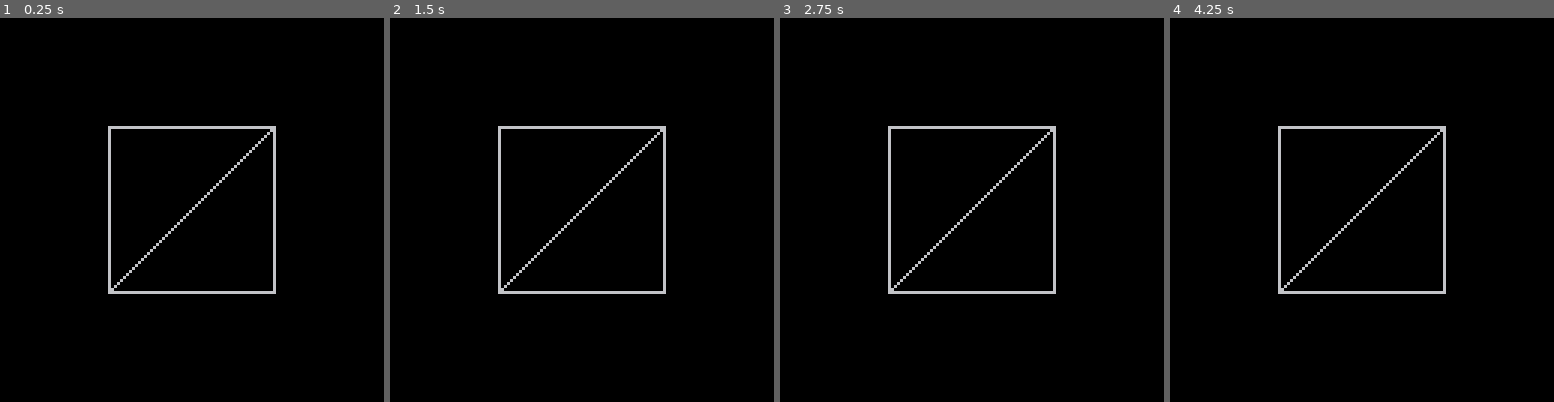
Above: before the commit, frames 1-4 (left to right).
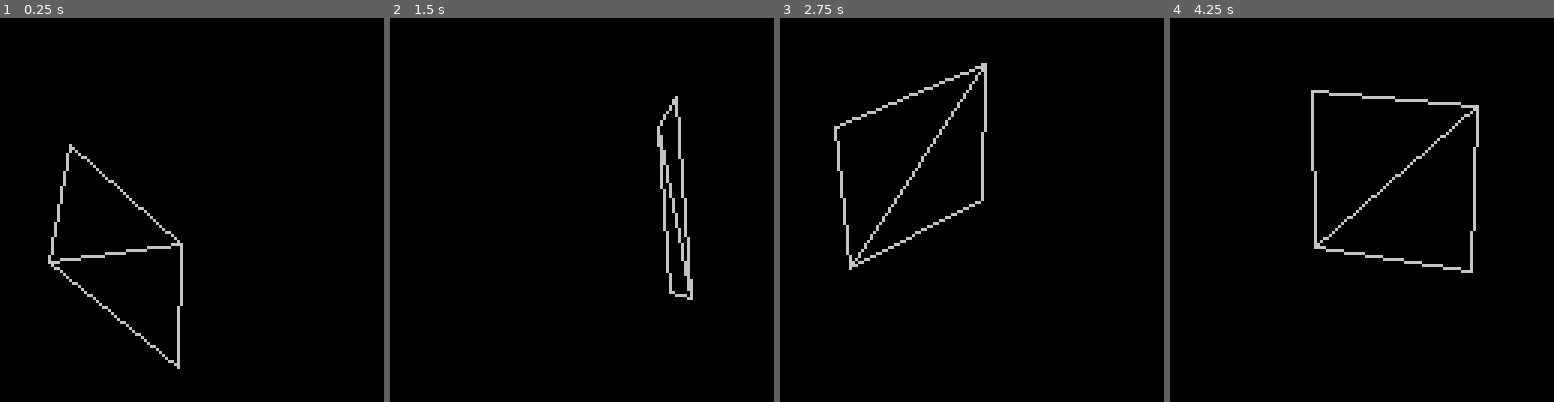
Above: after the commit, the same moments.

Repository: MrPicklePinosaur/pico8_carts
Game: PICO-8 cartridge 3d_renderer/3d.p8
The game is run twice, just before and just after one commit, with the same random seed, the same clock (stepped at 60 frames per second) and the same inputs.
Inputs:
- Up to frame 1 (0.25 s): no input
- Up to frame 2 (1.5 s): no input
- Up to frame 3 (2.75 s): no input
- Up to frame 4 (4.25 s): no input

The runs differ from the first frame. In frame 1, 2.9% of the frame differs, in the area x 12-72%, y 28-92%; in frame 2, 2.6%; in frame 3, 3.1%; in frame 4, 3.2%, in the area x 28-81%, y 18-72%.

Commit message:
basic rotation

Diff:
--- a/3d_renderer/3d.p8
+++ b/3d_renderer/3d.p8
@@ -45,6 +45,34 @@
   }
 end
 
+function mat_rot_x(a)
+  return {
+    1,0,0,0,
+    0,cos(a),-sin(-a),0,
+    0,sin(-a),cos(a),0,
+    0,0,0,1
+  }
+end
+
+function mat_rot_y(a)
+  return {
+    cos(a),0,sin(-a),0,
+    0,1,0,0,
+    -sin(-a),0,cos(a),0,
+    0,0,0,1
+  }
+end
+
+function mat_rot_z(a)
+  return {
+    cos(a),-sin(-a),0,0,
+    sin(-a),cos(a),0,0,
+    0,0,1,0,
+    0,0,0,1
+  }
+end
+
+
 -- Multiply two 4x4 matrices
 function mat4x4_mul(a, b)
   return {
@@ -83,20 +111,36 @@
 function _init()
 end
 
+angle_x=0.78
+angle_y=0.78
+function _update()
+  -- camera controller
+  angle_x += 0.01
+  angle_y += 0.01
+end
+
 function _draw()
   cls(0)
 
   -- transform all vertices to screen space
-  trans=mat_t(0.0, 0.0, 10.0)
+  trans=mat4x4_mul(
+    mat_t(0.0, 0.0, 10.0),
+    mat4x4_mul(
+      mat_rot_x(angle_x),
+      mat_rot_y(angle_y)
+    )
+  )
   proj=mat_p(0.125, 1.0, 100.0)
+  rot_x=mat_rot_x(1.0)
+  rot_y=mat_rot_y(1.0)
   points={} -- transformed points in screenspace
   for p in all(vb) do
-    tr=mat4x4_v4_mul(trans, p)
+    tr=mat4x4_v4_mul(trans,p)
     tr=mat4x4_v4_mul(proj,tr)
     x=-tr[1]/tr[4]*128+64
     y=-tr[2]/tr[4]*128+64
     z=tr[3]/tr[4]
-    printh(x..' '..y..' '..z)
+    -- printh(x..' '..y..' '..z)
     add(points, {x,y})
   end
 
